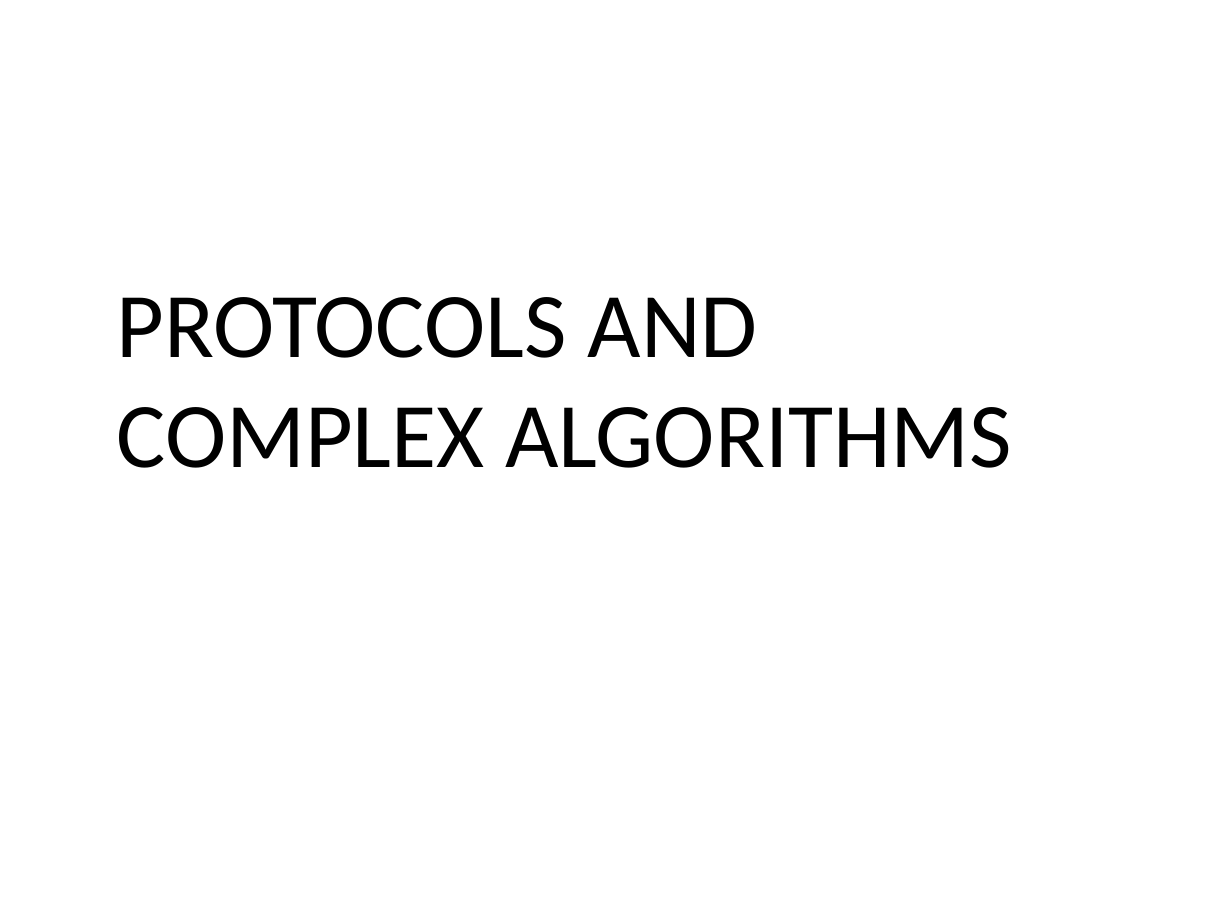
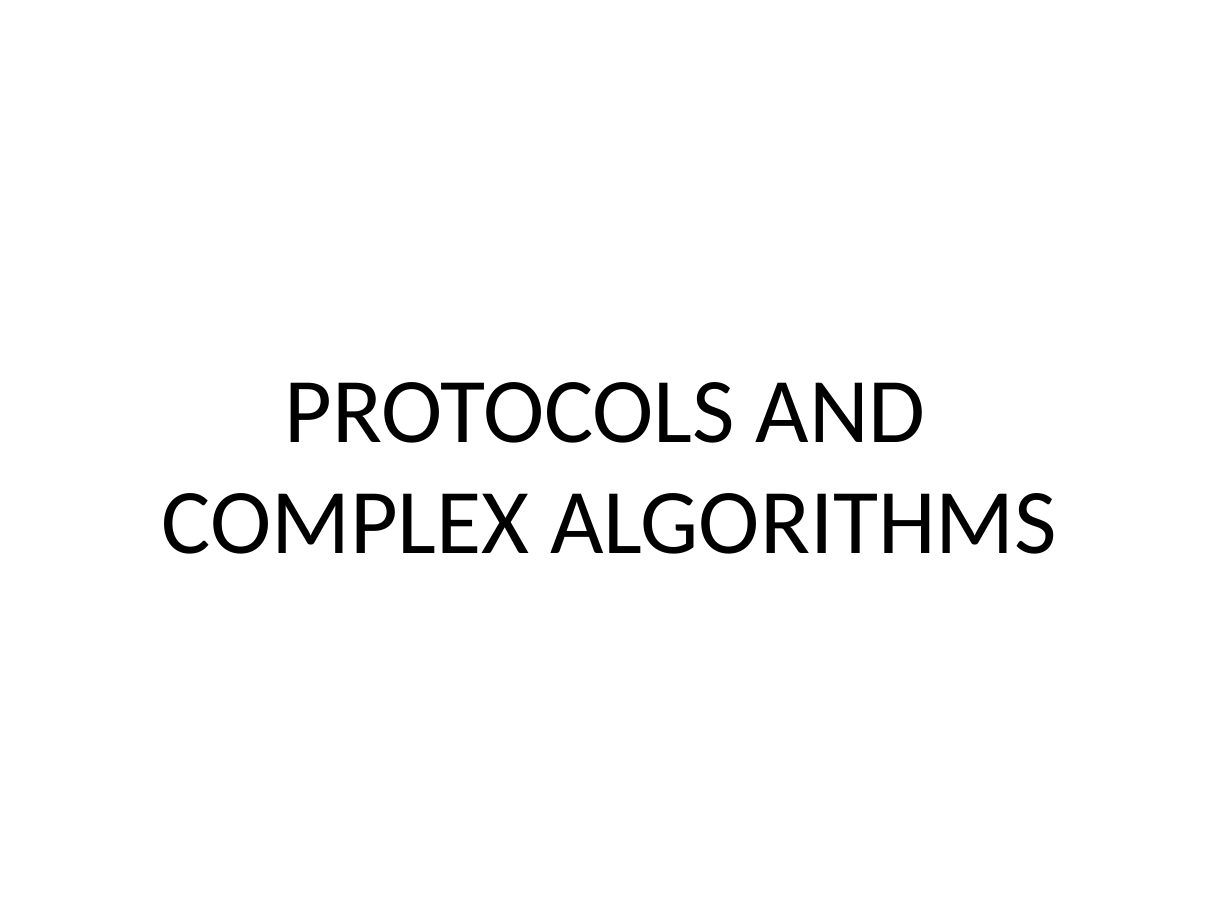
Before and after one commit to mlbvsnba/OOSE, a slide deck: slide 8 of presentations/Presentation1.pptx. Drawn at 1232x924 pixels with LibreOffice and Linux fonts; fonts in the diff are those of the drawing. Boxes give left, top, right and bottom in pixels: in the first picture for what was removed or moved away, otherwise in the second. Text is boxed around its words. In the diff, an @@ line names an element or a change of style, - is before the commit and + after.

```diff
--- a/presentations/Presentation1.pptx
+++ b/presentations/Presentation1.pptx
@@ text "PROTOCOLS AND": place and size @@
-text "PROTOCOLS AND" at (117,297,1013,468)
+text "PROTOCOLS AND" at (162,382,1058,554)
@@ text at (285,382,926,443): alignment left to centre @@
```
